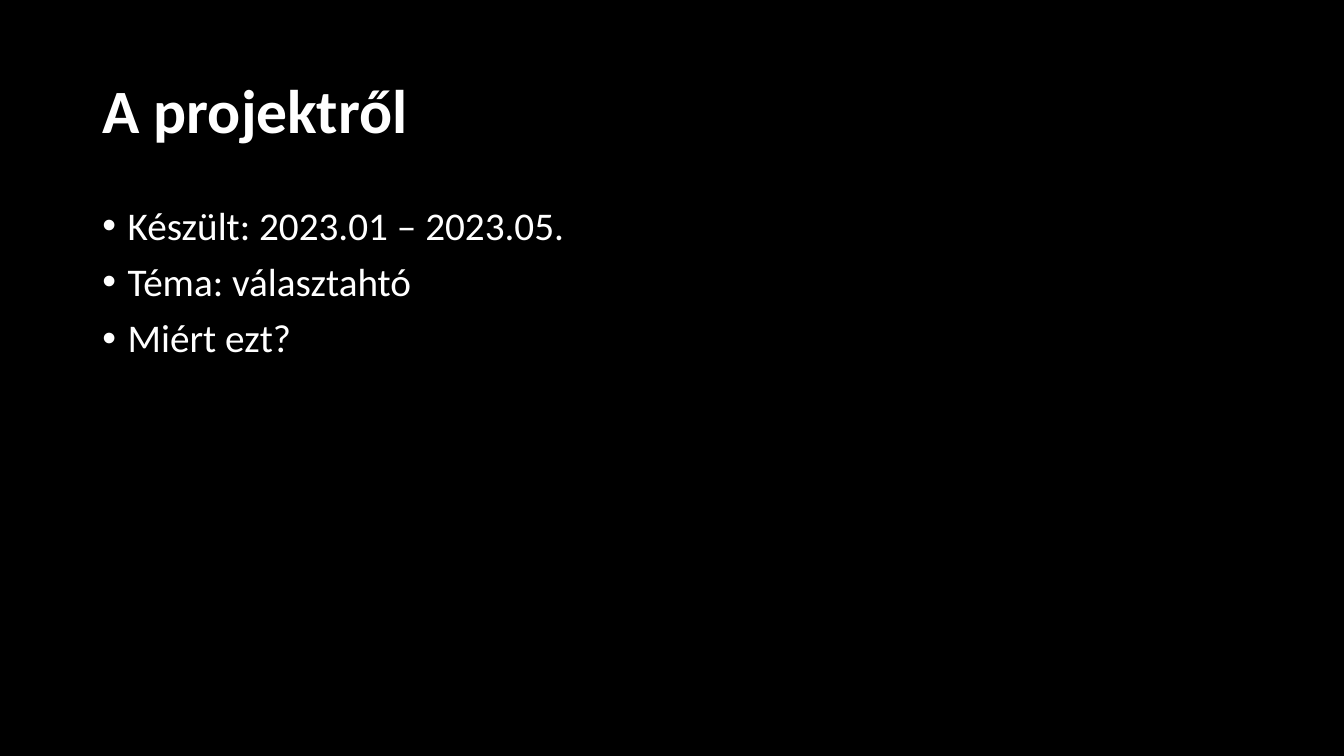
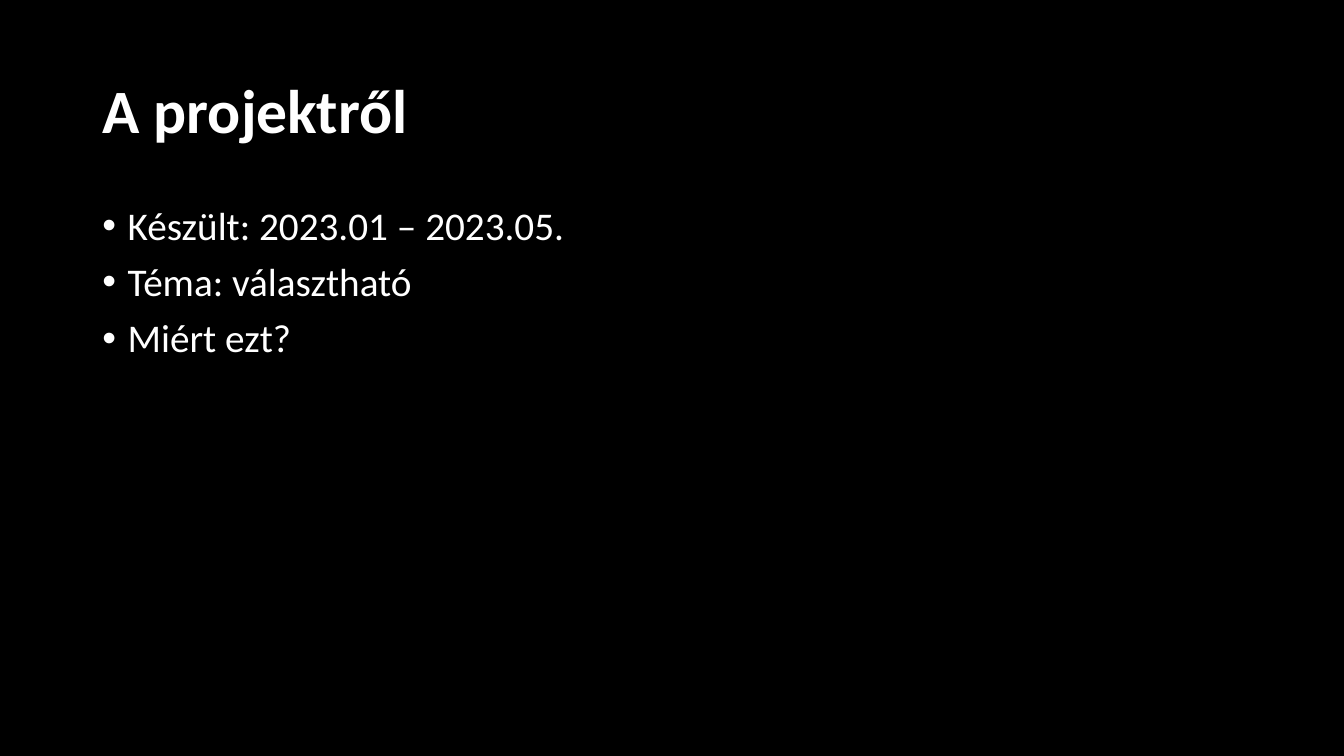
Before and after one commit to Akos-05-2/akos_feladatok, a slide deck: slide 2 of project/amoba_ppt.pptx. Drawn at 1344x756 pixels with LibreOffice and Linux fonts; fonts in the diff are those of the drawing; background and template pictures are left out. Boxes give left, top, right and bottom in pixels: in the first picture for what was removed or moved away, otherwise in the second. Text is boxed around its words. In the diff, an @@ line names an element or a change of style, - is before the commit and + after.

```diff
--- a/project/amoba_ppt.pptx
+++ b/project/amoba_ppt.pptx
@@ text at [128, 268, 411, 297]: text changed @@
-• Téma: választahtó
+• Téma: választható
```
Also in this commit, not shown: 1 slide added.
